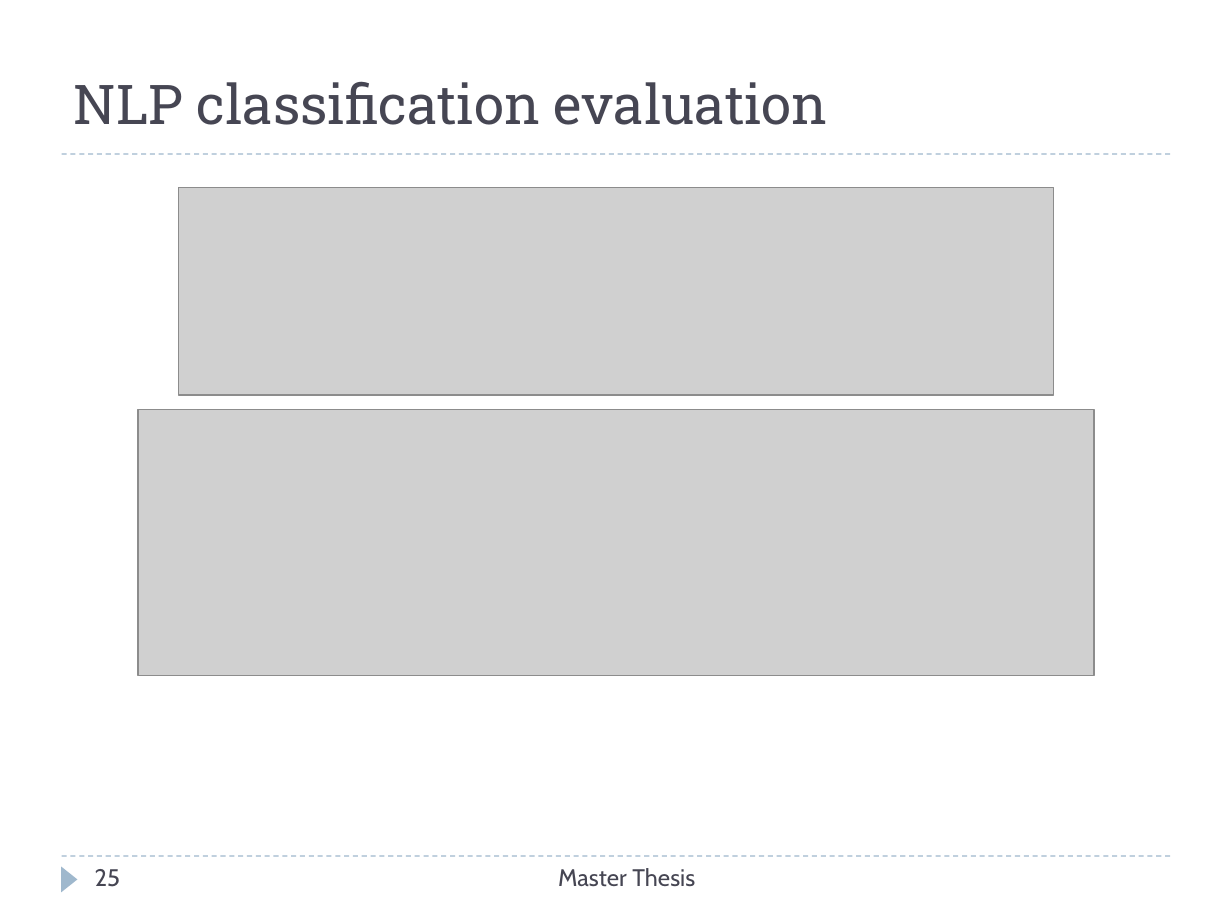
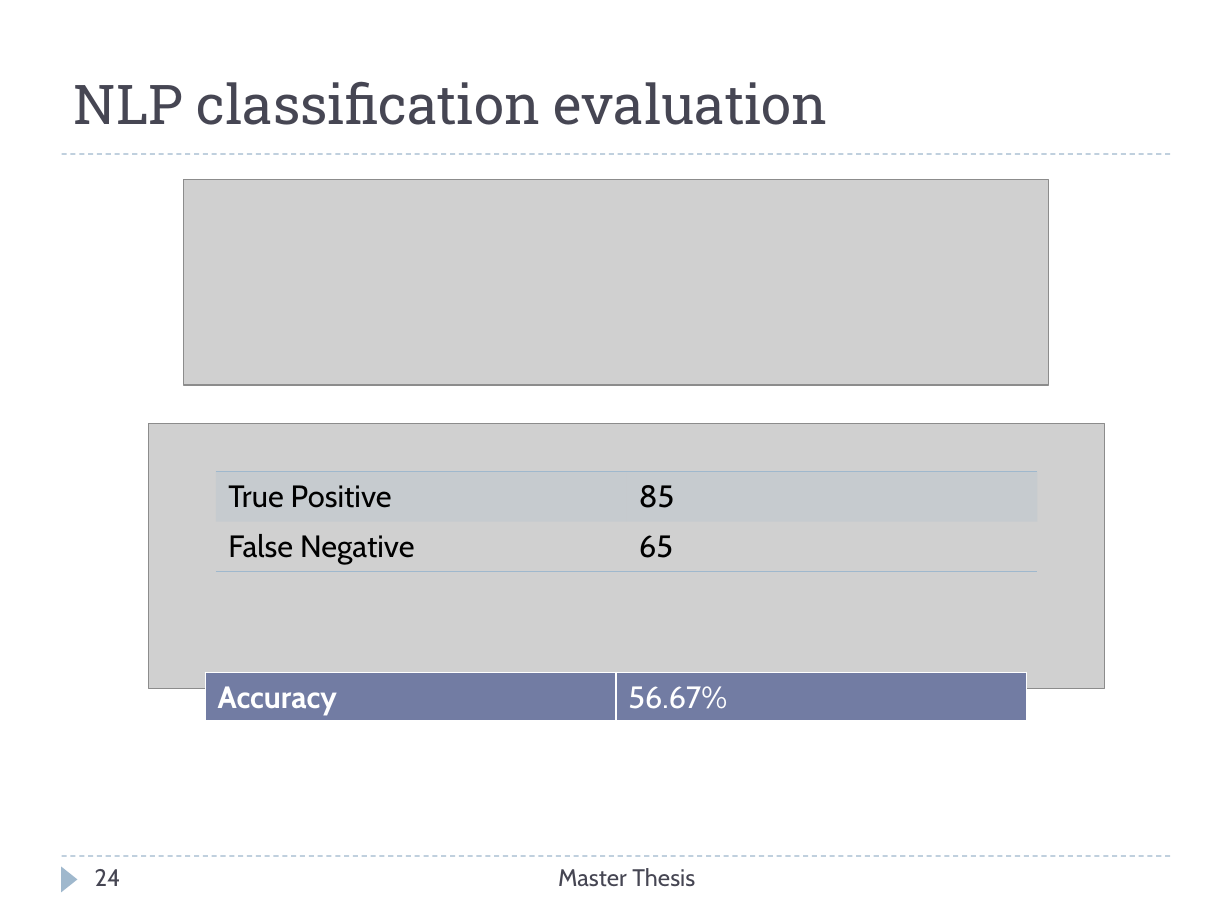
Before and after one commit to Christos-Papoulas/master_thesis, a slide deck: slide 24 of presentation/presentation.pptx (slide 25 before the commit). Drawn at 1232x924 pixels with LibreOffice and Linux fonts; fonts in the diff are those of the drawing; grey boxes stand for pictures. Boxes give left, top, right and bottom in pixels: in the first picture for what was removed or moved away, otherwise in the second. Text is boxed around its words. In the diff, an @@ line names an element or a change of style, - is before the commit and + after.

```diff
--- a/presentation/presentation.pptx
+++ b/presentation/presentation.pptx
@@ picture: place and size @@
-picture at bbox=[179, 187, 1055, 395]
+picture at bbox=[184, 180, 1048, 386]
@@ picture: place and size @@
-picture at bbox=[138, 410, 1094, 676]
+picture at bbox=[149, 424, 1105, 690]
@@ table added at bbox=[216, 472, 1036, 572], 2 rows, 2 columns @@
+True Positive | 85
+False Negative | 65
@@ table added at bbox=[206, 673, 1026, 723], 1 rows, 2 columns @@
+Accuracy | 56.67%
@@ page number at bbox=[95, 869, 121, 886]: text changed @@
-25
+24
```
Also in this commit, not shown: 14 other slides changed, 1 slide removed, 10 other files.
